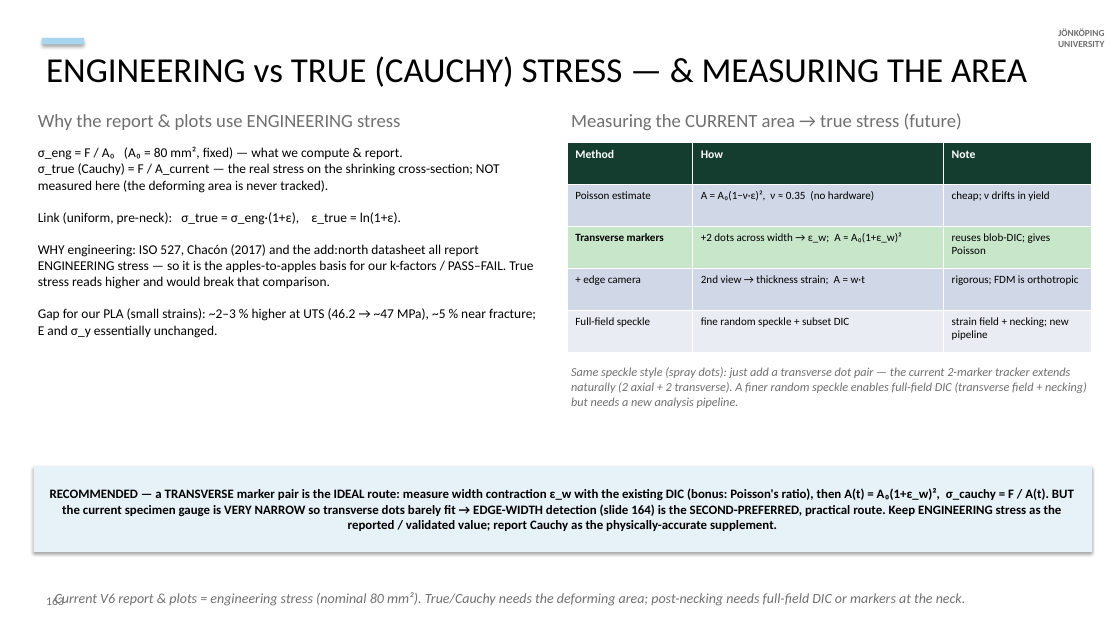
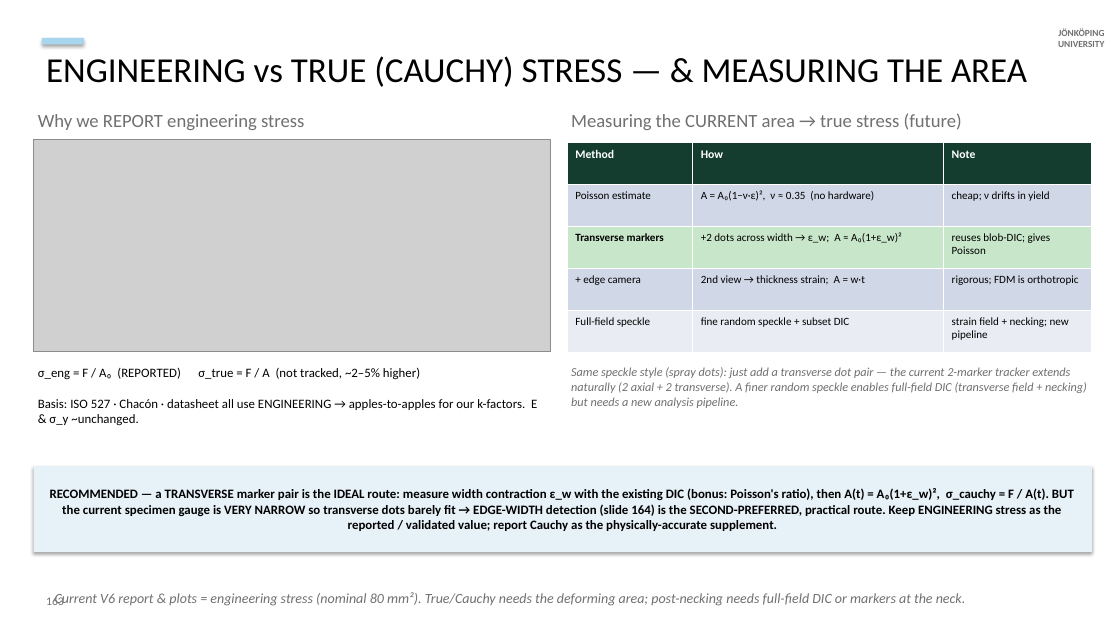
Before and after one commit to cenmir/UTM, a slide deck: slide 23 of documentation/V6a_8_6_20_slides.pptx. Drawn at 1120x630 pixels with LibreOffice and Linux fonts; fonts in the diff are those of the drawing; grey boxes stand for pictures. Boxes give left, top, right and bottom in pixels: in the first picture for what was removed or moved away, otherwise in the second. Text is boxed around its words. In the diff, an @@ line names an element or a change of style, - is before the commit and + after.

```diff
--- a/documentation/V6a_8_6_20_slides.pptx
+++ b/documentation/V6a_8_6_20_slides.pptx
@@ text at [38, 114, 304, 130]: text changed @@
-Why the report & plots use ENGINEERING stress
+Why we REPORT engineering stress
@@ picture added at [34, 139, 550, 352] @@
@@ text removed at [38, 146, 536, 338] @@
-σ_eng = F / A₀ (A₀ = 80 mm², fixed) — what we compute & report.
-σ_true (Cauchy) = F / A_current — the real stress on the shrinking cross-section; NOT measured here (the deforming area is never tracked).
-Link (uniform, pre-neck): σ_true = σ_eng·(1+ε), ε_true = ln(1+ε).
-WHY engineering: ISO 527, Chacón (2017) and the add:north datasheet all report ENGINEERING stress — so it is the apples-to-apples basis for our k-factors / PASS–FAIL. True stress reads higher and would break that comparison.
-Gap for our PLA (small strains): ~2–3 % higher at UTS (46.2 → ~47 MPa), ~5 % near fracture; E and σ_y essentially unchanged.
@@ text added at [38, 367, 537, 425], 11 pt, text #000000 @@
+σ_eng = F / A₀ (REPORTED) σ_true = F / A (not tracked, ~2–5% higher)
+Basis: ISO 527 · Chacón · datasheet all use ENGINEERING → apples-to-apples for our k-factors. E & σ_y ~unchanged.
```
Also in this commit, not shown: 2 other files.
